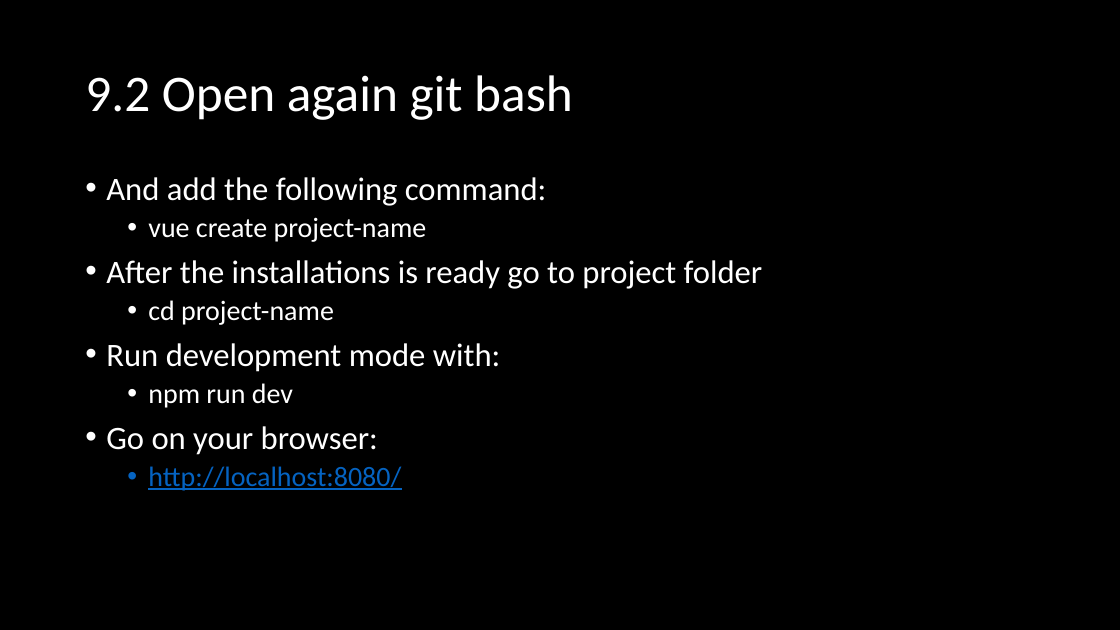
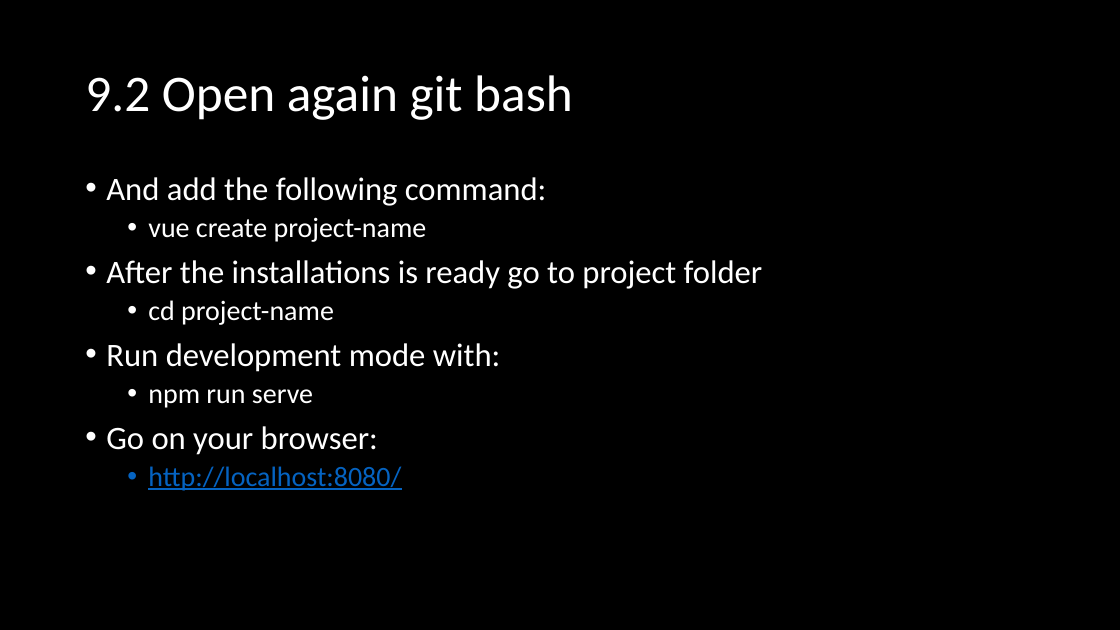
Before and after one commit to vuchkov/vuejs-basics, a slide deck: slide 12 of slides/VueJS Basics and Vue CLI 3 workshop by Boris Nekezov.pptx. Drawn at 1120x630 pixels with LibreOffice and Linux fonts; fonts in the diff are those of the drawing. Boxes give left, top, right and bottom in pixels: in the first picture for what was removed or moved away, otherwise in the second. Text is boxed around its words. In the diff, an @@ line names an element or a change of style, - is before the commit and + after.

```diff
--- a/slides/VueJS Basics and Vue CLI 3 workshop by Boris Nekezov.pptx
+++ b/slides/VueJS Basics and Vue CLI 3 workshop by Boris Nekezov.pptx
@@ text at box(148, 389, 313, 408): text changed @@
-  • npm run dev
+  • npm run serve
```
Also in this commit, not shown: 1 other slide changed, 3 slides added, 4 other files.
